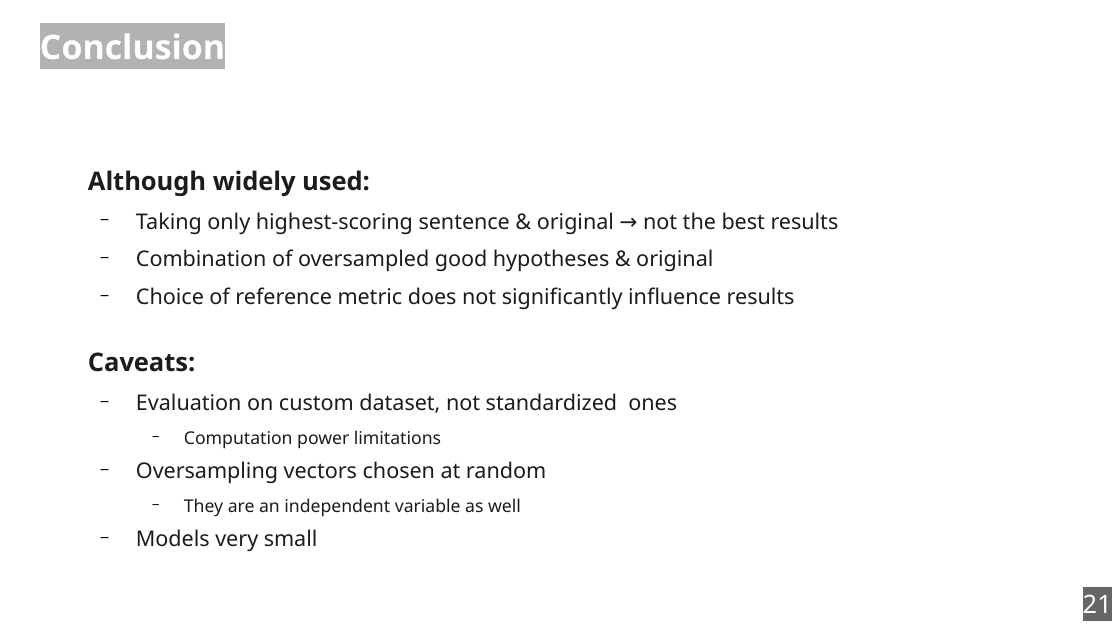
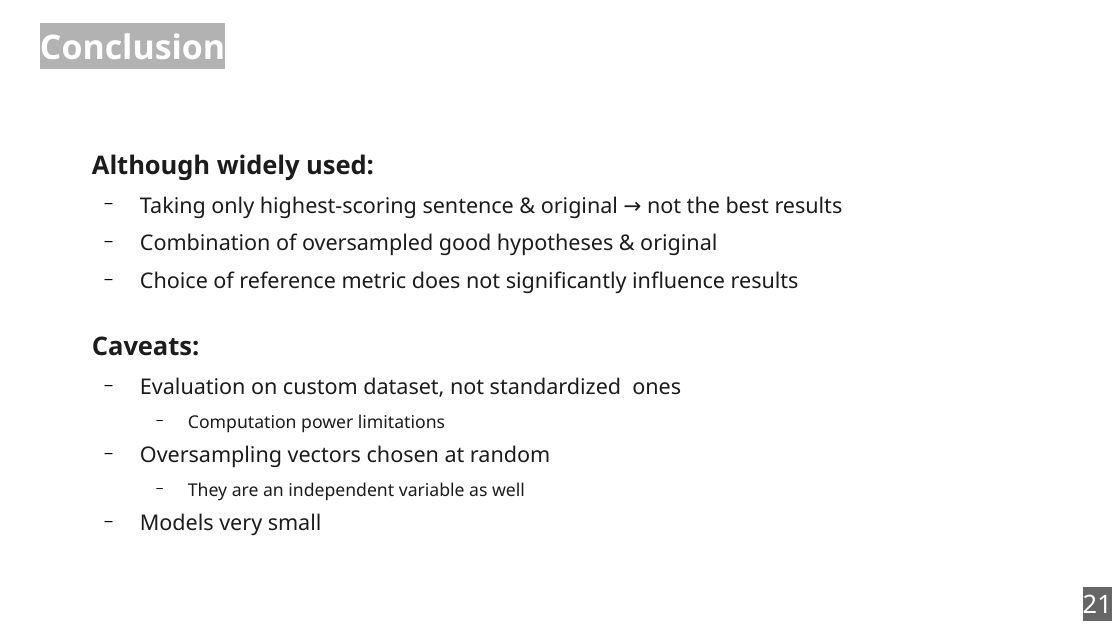
Before and after one commit to zouharvi/reference-mt-distill, a slide deck: slide 21 of meta/naacl_presentation.odp. Drawn at 1120x630 pixels with LibreOffice and Linux fonts; fonts in the diff are those of the drawing. Boxes give left, top, right and bottom in pixels: in the first picture for what was removed or moved away, otherwise in the second. Text is boxed around its words. In the diff, an @@ line names an element or a change of style, - is before the commit and + after.

```diff
--- a/meta/naacl_presentation.odp
+++ b/meta/naacl_presentation.odp
@@ text "Although widely used:": place and size @@
-text "Although widely used:" at bbox=[88, 170, 839, 551]
+text "Although widely used:" at bbox=[92, 154, 843, 535]
```
Also in this commit, not shown: 10 other slides changed, 1 slide added, 1 slide removed.
